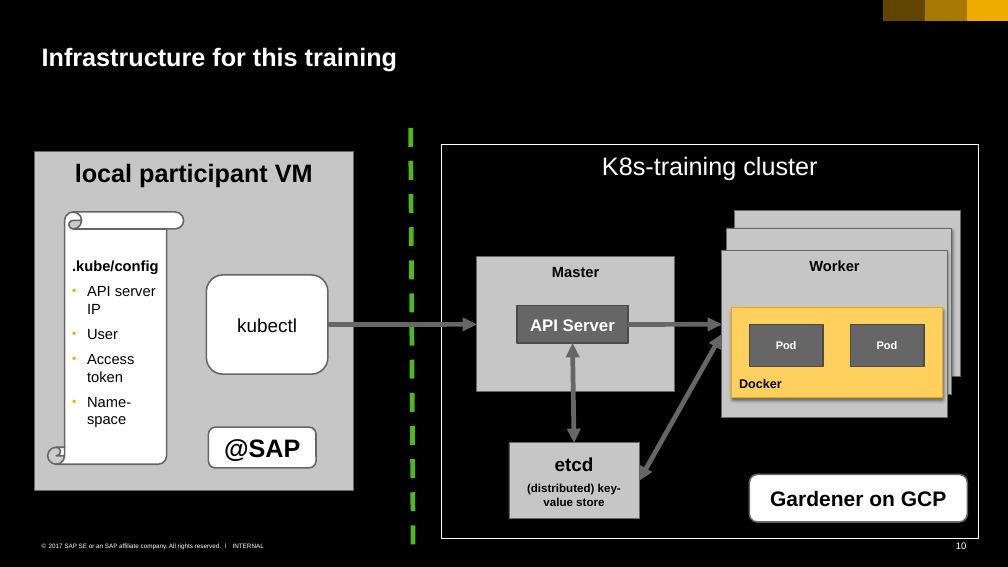
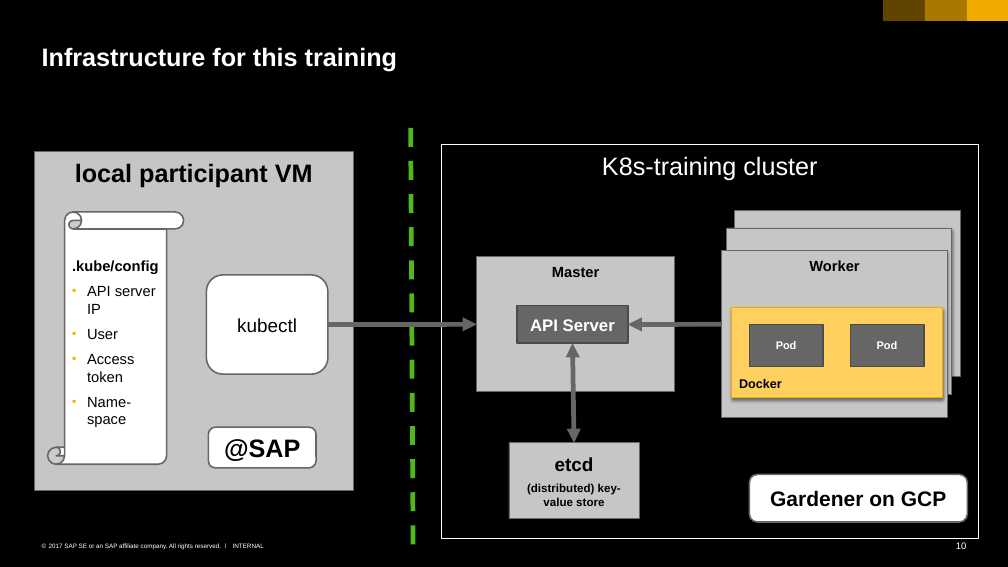
Before and after one commit to cuijiyao01/docker-k8s-training, a slide deck: slide 10 of kubernetes/01_k8s_core_components.pptx. Drawn at 1008x567 pixels with LibreOffice and Linux fonts; fonts in the diff are those of the drawing. Boxes give left, top, right and bottom in pixels: in the first picture for what was removed or moved away, otherwise in the second. Text is boxed around its words. In the diff, an @@ line names an element or a change of style, - is before the commit and + after.

```diff
--- a/kubernetes/01_k8s_core_components.pptx
+++ b/kubernetes/01_k8s_core_components.pptx
@@ arrow moved from (628, 324) - (722, 324) to (722, 324) - (628, 324) @@
@@ double arrow removed from (639, 481) to (722, 334) @@
```
Also in this commit, not shown: 6 other slides changed.
